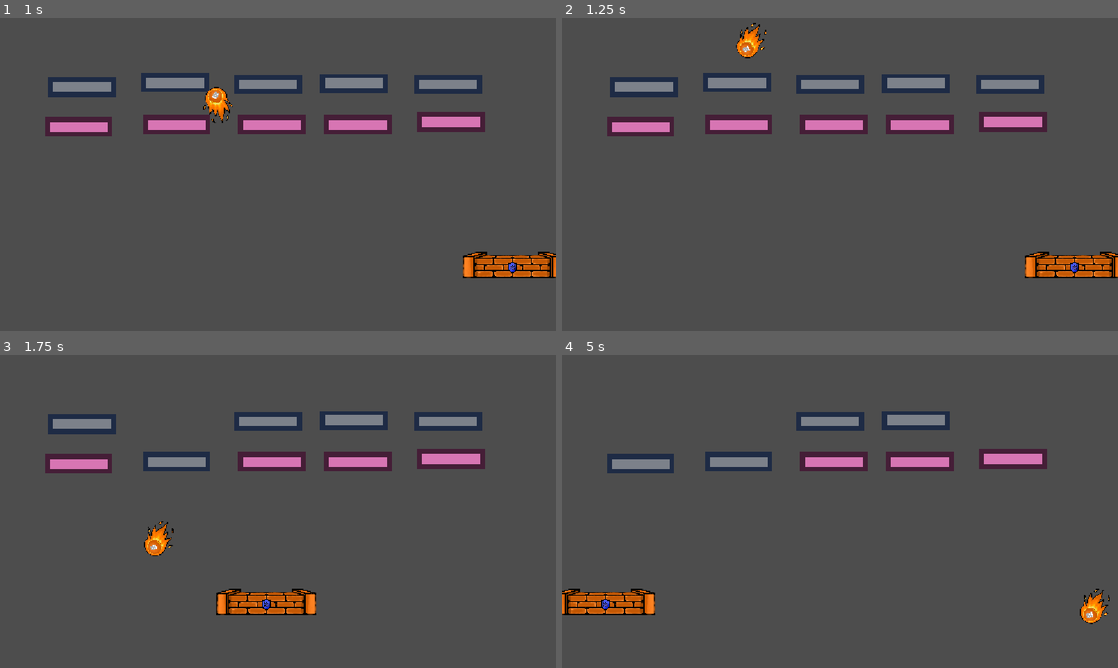
Above: before the commit, frames 1-4 (two rows, left to right).
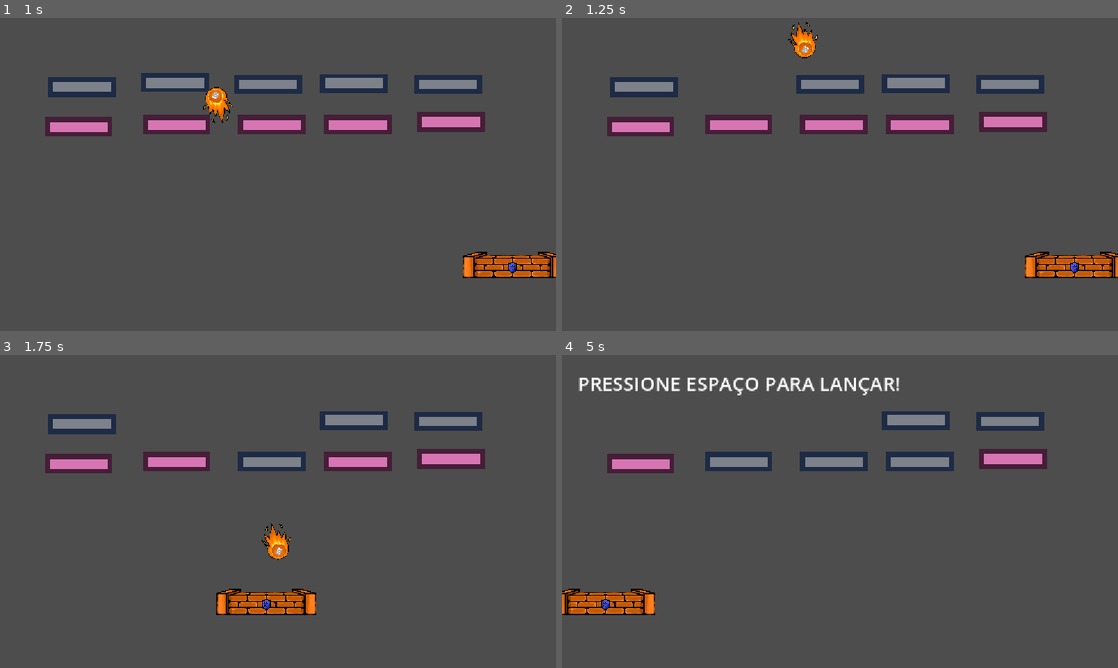
Above: after the commit, the same moments.

Repository: felipem7k/kernel-panic
Game: Godot game, scene res://scenes/jogo.tscn
Two runs of this game, one before a commit and one after it. Both use one fixed random seed, a clock stepped at 60 frames per second and the inputs below.
Inputs:
- Up to frame 1 (1 s): tap Space (atirar) at 0.5 s; hold Right (direita) from 0.53 s (still down); hold Space (atirar) from 0.53 s (still down)
- Up to frame 2 (1.25 s): keep holding Right (direita); keep holding Space (atirar)
- Up to frame 3 (1.75 s): release Right (direita) at 1.28 s; release Space (atirar) at 1.28 s; hold Left (esquerda) from 1.28 s (still down); tap Space (atirar) at 1.35 s
- Up to frame 4 (5 s): release Left (esquerda) at 2.03 s; hold Space (atirar) 2.03-2.78 s; hold Right (direita) 2.03-3.53 s; tap Space (atirar) at 2.85, 4.35 s; hold Space (atirar) 3.53-4.28 s; hold Left (esquerda) from 3.53 s (still down)

Frame 1 is identical in both runs. In frame 2, 1.4% of the frame differs, in the area x 25-46%, y 1-24%; in frame 3, 2.9%; in frame 4, 5.4%, in the area x 3-99%, y 7-86%.

Commit message:
fix(bullet): update collision size

Diff:
--- a/prefab/bullet.tscn
+++ b/prefab/bullet.tscn
@@ -4,7 +4,7 @@
 [ext_resource type="Script" uid="uid://6ebi5lm54yoc" path="res://scripts/bullet.gd" id="2_l5glv"]
 
 [sub_resource type="CircleShape2D" id="CircleShape2D_g4v7s"]
-radius = 2.9410903
+radius = 119.10941
 
 [node name="Bullet" type="Node2D" unique_id=82425991]
 texture_filter = 1
@@ -12,7 +12,7 @@
 scale = Vector2(0.9105571, 0.91659594)
 script = ExtResource("2_l5glv")
 
-[node name="Imagem" type="Sprite2D" parent="."]
+[node name="Imagem" type="Sprite2D" parent="." unique_id=966982010]
 texture = ExtResource("1_y25gk")
 centered = false
 offset = Vector2(-236, -287.595)
@@ -21,7 +21,7 @@
 position = Vector2(-1.0982361, 4.3639374)
 
 [node name="CollisionShape2D" type="CollisionShape2D" parent="Area2D" unique_id=232768254]
-position = Vector2(1.4305115e-06, 3.85046e-05)
+position = Vector2(-16.47343, -29.456783)
 shape = SubResource("CircleShape2D_g4v7s")
 debug_color = Color(0.7933274, 0.31697178, 0.72711444, 0.41960785)
 
